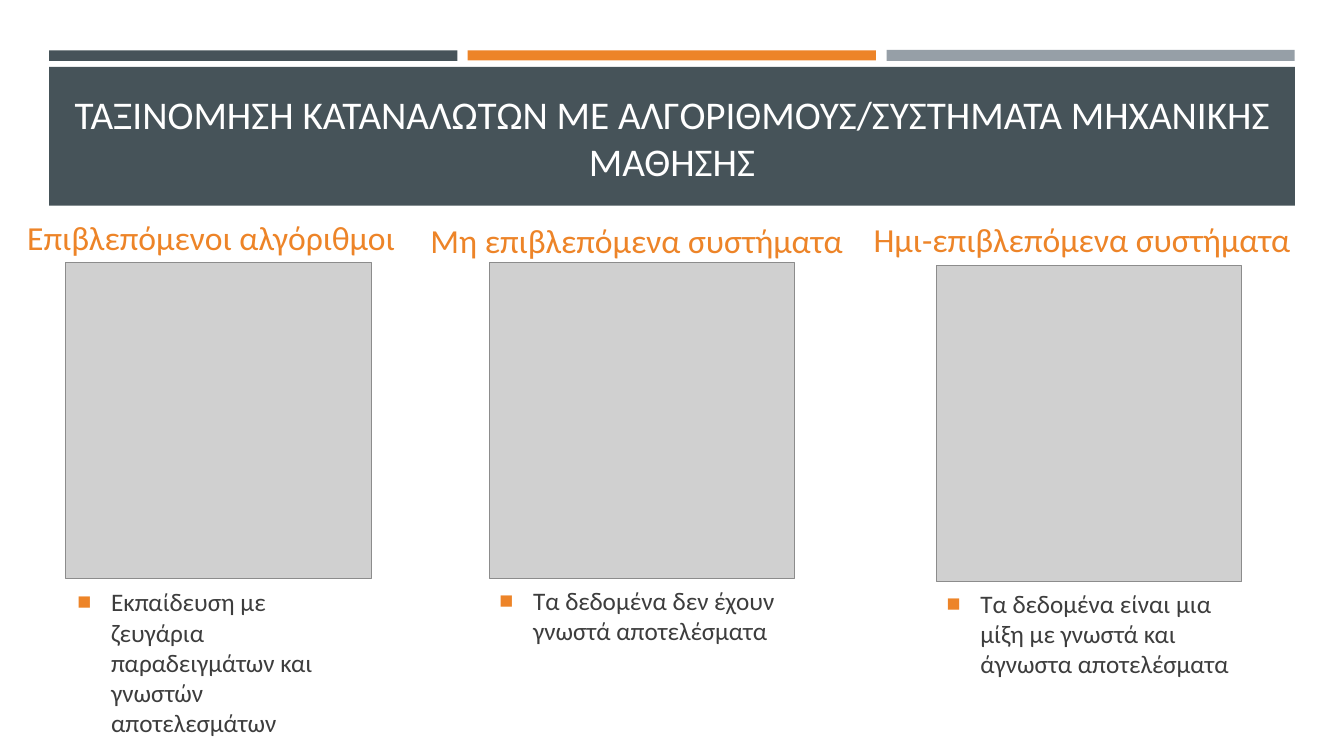
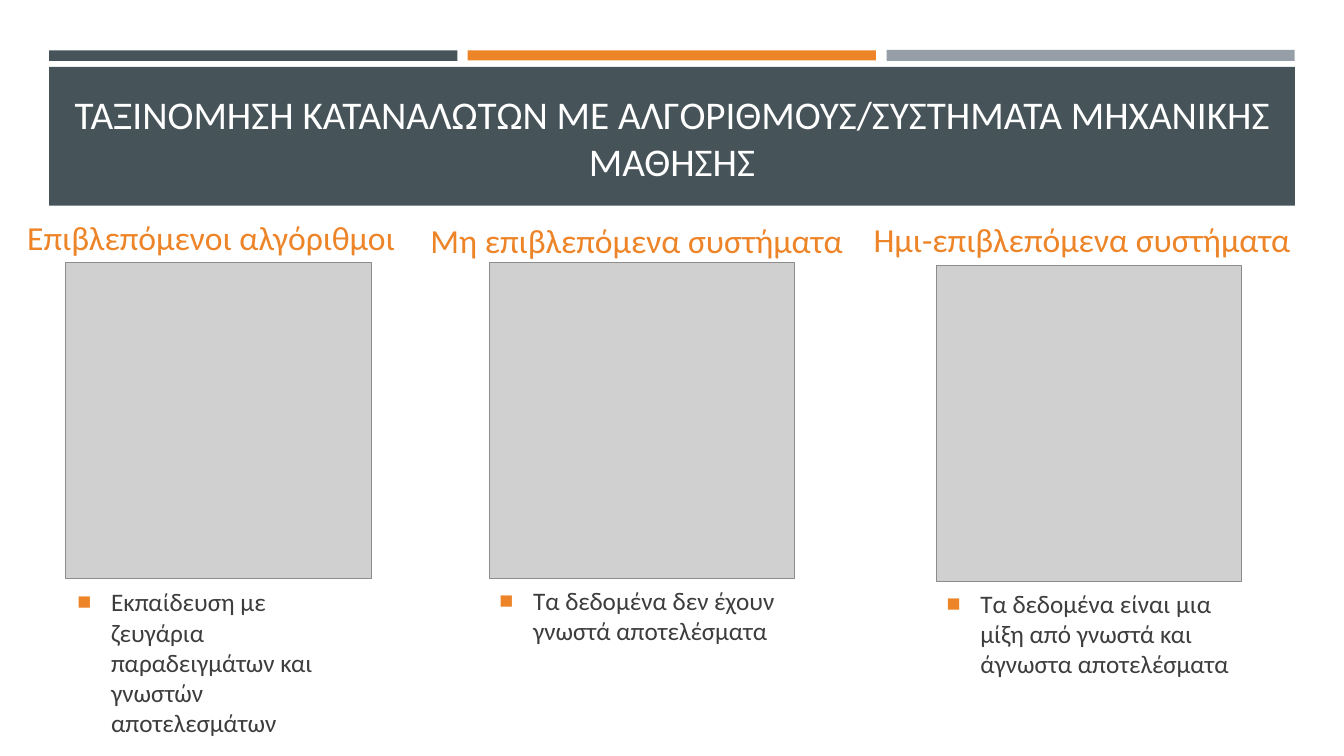
Before and after one commit to thanmitsel/Theft-detection, a slide deck: slide 7 of LateX/Presentation/Ανιχνευση μη τεχνικων απωλειων με συστηματα μηχανικης μαθησης.pptx. Drawn at 1344x756 pixels with LibreOffice and Linux fonts; fonts in the diff are those of the drawing; grey boxes stand for pictures. Boxes give left, top, right and bottom in pixels: in the first picture for what was removed or moved away, otherwise in the second. Text is boxed around its words. In the diff, an @@ line names an element or a change of style, - is before the commit and + after.

```diff
--- a/LateX/Presentation/Ανιχνευση μη τεχνικων απωλειων με συστηματα μηχανικης μαθησης.pptx
+++ b/LateX/Presentation/Ανιχνευση μη τεχνικων απωλειων με συστηματα μηχανικης μαθησης.pptx
@@ text at (980,595,1229,677): text changed @@
-■ Τα δεδομένα είναι μια μίξη με γνωστά και άγνωστα αποτελέσματα
+■ Τα δεδομένα είναι μια μίξη από γνωστά και άγνωστα αποτελέσματα
```
Also in this commit, not shown: 5 other slides changed, 1 slide added, 8 other files.
